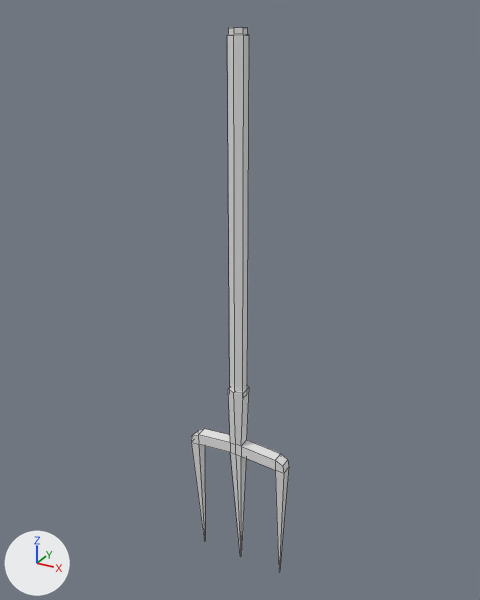
The FBX model La Granja de Papel/Assets/Models/tridente .fbx as it was, and as the next commit left it.
Both versions are drawn from a 50 mm lens placed at (59.932, 5.499, 6.74), pointed at (59.218, 6.796, 6.091). Lighting does not change. The marker at lower left points along +X, +Y and +Z. Mesh edges are drawn as thin lines. Where no turn or scale is listed for an object, it has been applied to the vertices. Vertices at the same position are counted once.
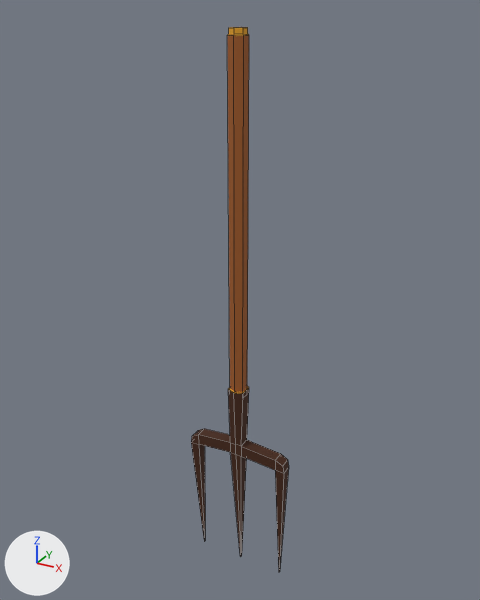
The newer file is also rescaled (x1.349), turned or shifted as a whole; pictures and numbers use the older file's frame.

Changed parts and their boxes [x1, y1, x2, y2] in the pictures (480 x 600 px):
part 1 of me_cube_054, recoloured (grey to brown): [191, 388, 289, 572] in both
part 2 of me_cube_054, recoloured (grey to brown): [227, 35, 249, 392] in both
part 3 of me_cube_054, recoloured (grey to brown): [228, 27, 249, 393] in both

The change, as a diff of the scene's bpy script:
```diff
--- a/La Granja de Papel/Assets/Models/tridente .fbx.py
+++ b/La Granja de Papel/Assets/Models/tridente .fbx.py
@@ mat_hierro @@
+mat_hierro = principled_material('hierro')
+mat_hierro.base_color = (0.775, 0.357, 0.0166)  # orange #e4a123
+mat_hierro.roughness = 0.859
@@ mat_material__26 @@
+mat_material__26 = principled_material('Material #26')
+mat_material__26.base_color = (0.588, 0.588, 0.588)  # light grey #cacaca
+mat_material__26.roughness = 0.859
@@ mat_marron_oscuro @@
+mat_marron_oscuro = principled_material('marron_oscuro')
+mat_marron_oscuro.base_color = (0.0588, 0.0157, 0.00315)  # brown #45220a
+mat_marron_oscuro.roughness = 0.859
@@ mat_marrosclaro @@
+mat_marrosclaro = principled_material('marrosclaro')
+mat_marrosclaro.base_color = (0.348, 0.103, 0.0186)  # brown #9f5a25
+mat_marrosclaro.roughness = 0.859
@@ me_cube_054 @@
 me_cube_054.from_pydata(...)  # 72 vertices, 68 faces; spans x -0.138..0.138, y -0.028..0.024, z -0.65..0.75
 # used by ob_cube_031; location = (59.234, 6.763, 5.954)
+# me_cube_054 part 1: all 44 faces centred in x -0.136..0.136, y -0.021..0.016, z -0.65..-0.167 switch from no material to mat_marron_oscuro (brown #45220a)
+# me_cube_054 part 2: all 6 faces centred in x -0.019..0.019, y -0.018..0.013, z 0.316 switch from no material to mat_marrosclaro (brown #9f5a25)
+# me_cube_054 part 3: all 16 faces centred in x -0.018..0.018, y -0.016..0.012, z -0.087..0.75 switch from no material to mat_hierro (orange #e4a123)
+me_cube_054.materials.append(mat_material__26)  # light grey #cacaca
```
